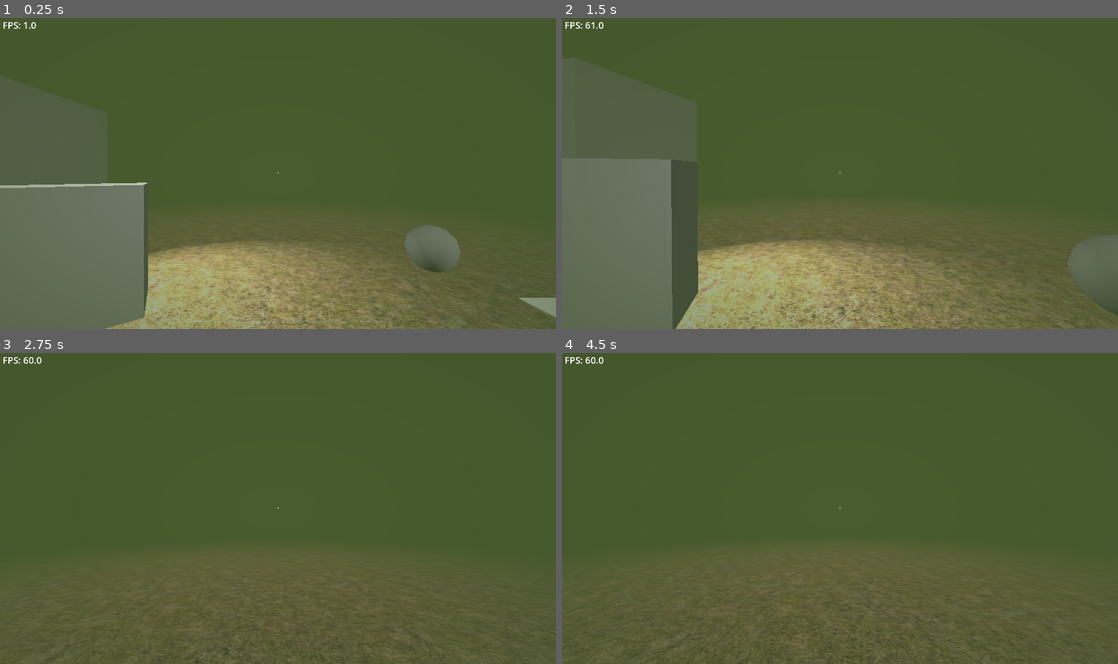
Above: before the commit, frames 1-4 (two rows, left to right).
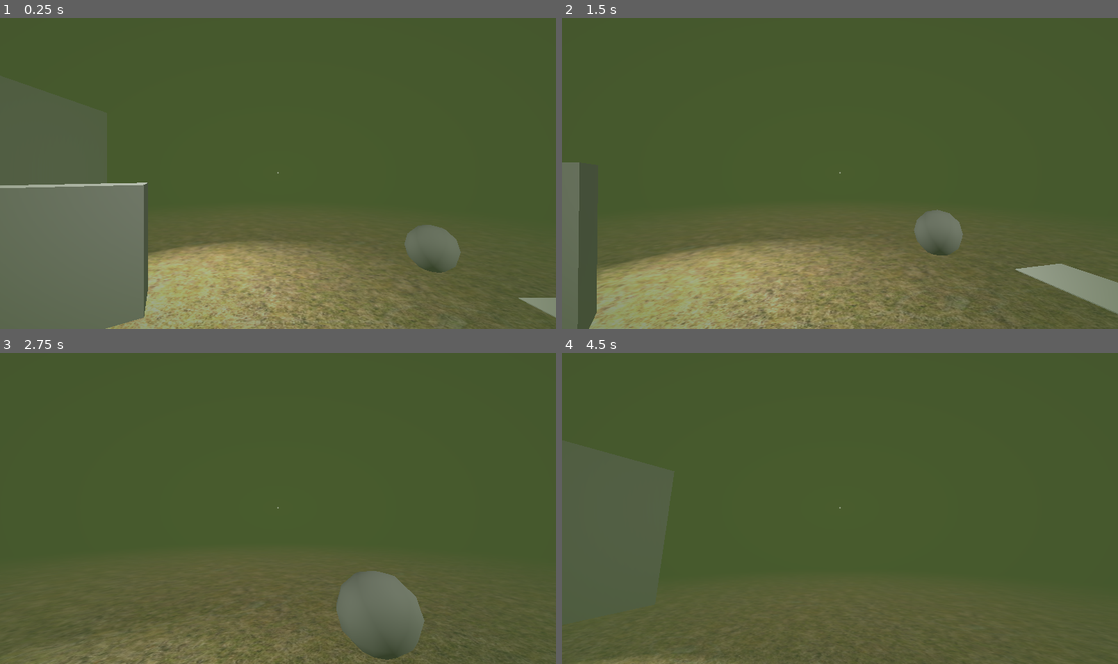
Above: after the commit, the same moments.

Repository: Sea-Men-Studios/Despair
Game: Godot game, scene res://scenes/test_environment.tscn
Same seed, same stepped clock (60 frames per second), same inputs: the game is played once before the commit and once after it. Sound files missing from this copy of the repository are replaced by a short silence.
Inputs (mouse positions are in pixels of both pictures, inside the frame that each line leads up to):
- Up to frame 1 (0.25 s): no input
- Up to frame 2 (1.5 s): tap Enter at 0.5 s; move the mouse to (867, 170) at 0.52 s; hold E (interact) 0.53-1.28 s; hold W (forwards) from 0.53 s (still down); click (867, 170) at 0.67 s; tap P (freecam_toggle, bound only after the commit) at 0.8, 1.35 s; move the mouse to (812, 173) at 1.27 s; click (812, 173) at 1.42 s
- Up to frame 3 (2.75 s): keep holding W (forwards); tap E (interact) at 1.55 s; move the mouse to (289, 502) at 2.02 s; hold E (interact) from 2.03 s (still down); click (289, 502) at 2.17 s; tap P (freecam_toggle, bound only after the commit) at 2.3 s
- Up to frame 4 (4.5 s): keep holding W (forwards); move the mouse to (834, 511) at 2.77 s; release E (interact) at 2.78 s; tap P (freecam_toggle, bound only after the commit) at 2.85 s; click (834, 511) at 2.92 s; tap E (interact) at 3.05 s; move the mouse to (878, 511) at 3.52 s; hold P (freecam_toggle, bound only after the commit) 3.53-4.28 s; tap Q at 3.6 s; click (878, 511) at 3.67 s; tap M (messsage_debug) at 4.15 s; move the mouse to (795, 505) at 4.27 s; tap Shift at 4.35 s; click (795, 505) at 4.42 s

The runs differ from the first frame. In frame 1, less than 0.1% of the frame differs, in the area x 0-7%, y 1-4%; in frame 2, 20%, in the area x 0-100%, y 1-100%; in frame 3, 4.8%; in frame 4, 1.5%.

Commit message:
Created debug menu and freecam keybinds

Diff:
--- a/project.godot
+++ b/project.godot
@@ -55,6 +55,16 @@
 "events": [Object(InputEventKey,"resource_local_to_scene":false,"resource_name":"","device":-1,"window_id":0,"alt_press …(192 unchanged characters)…
 ]
 }
+debug_menu={
+"deadzone": 0.2,
+"events": [Object(InputEventKey,"resource_local_to_scene":false,"resource_name":"","device":-1,"window_id":0,"alt_pressed":false,"shift_pressed":false,"ctrl_pressed":false,"meta_pressed":false,"pressed":false,"keycode":0,"physical_keycode":79,"key_label":0,"unicode":111,"location":0,"echo":false,"script":null)
+]
+}
+freecam_toggle={
+"deadzone": 0.2,
+"events": [Object(InputEventKey,"resource_local_to_scene":false,"resource_name":"","device":-1,"window_id":0,"alt_pressed":false,"shift_pressed":false,"ctrl_pressed":false,"meta_pressed":false,"pressed":false,"keycode":0,"physical_keycode":80,"key_label":0,"unicode":112,"location":0,"echo":false,"script":null)
+]
+}
 
 [physics]
 
--- a/scenes/Player.tscn
+++ b/scenes/Player.tscn
@@ -28,37 +28,38 @@
 shape = SubResource("CapsuleShape3D_dtook")
 debug_color = Color(0.8058387, 0, 0.103776984, 0.41960785)
 
-[node name="Node3D" type="Node3D" parent="." unique_id=883265346]
+[node name="Head" type="Node3D" parent="." unique_id=883265346]
 transform = Transform3D(1, 0, 0, 0, 1, 0, 0, 0, 1, 0, 0.43530035, -0.39765012)
 
-[node name="Camera3D" type="Camera3D" parent="Node3D" unique_id=1572165867]
+[node name="Camera3D" type="Camera3D" parent="Head" unique_id=1572165867]
 transform = Transform3D(1, 0, 0, 0, 1, 0, 0, 0, 1, 0, 0, 0.33607864)
 far = 50.0
 
 [node name="Interactor" type="Node3D" parent="." unique_id=1104841263 node_paths=PackedStringArray("camera", "crosshair", "inventory", "player_hitbox")]
 script = ExtResource("2_3li8b")
-camera = NodePath("../Node3D/Camera3D")
+camera = NodePath("../Head/Camera3D")
 crosshair = NodePath("../GUI/Crosshair")
 inventory = NodePath("../Inventory")
 player_hitbox = NodePath("../CollisionShape3D")
 
 [node name="Inventory" type="Node3D" parent="." unique_id=2068928696 node_paths=PackedStringArray("camera")]
 script = ExtResource("3_qu4a1")
-camera = NodePath("../Node3D/Camera3D")
+camera = NodePath("../Head/Camera3D")
 
-[node name="GUI" type="Control" parent="." unique_id=1000661624]
+[node name="GUI" type="Control" parent="." unique_id=2118452655]
 layout_mode = 3
 anchors_preset = 0
 offset_right = 1920.0
 offset_bottom = 1080.0
 
-[node name="Vignette" type="ColorRect" parent="GUI" unique_id=773381837]
-material = SubResource("ShaderMaterial_qu4a1")
+[node name="Vignette" type="ColorRect" parent="GUI" unique_id=2027000484]
+material = SubResource("ShaderMaterial_mdl7e")
 layout_mode = 0
 offset_right = 1920.0
 offset_bottom = 1080.0
+mouse_filter = 2
 
-[node name="Crosshair" type="PanelContainer" parent="GUI" unique_id=1960691575]
+[node name="Crosshair" type="PanelContainer" parent="GUI" unique_id=796088482]
 layout_mode = 1
 anchors_preset = 8
 anchor_left = 0.5
--- a/scenes/freecam.tscn
+++ b/scenes/freecam.tscn
@@ -1,18 +1,6 @@
-[gd_scene format=3 uid="uid://kx7jfgjx5odf"]
+[gd_scene format=3 uid="uid://wlypc1trm7y0"]
 
 [ext_resource type="Script" uid="uid://pako0mjr7pit" path="res://src/debug/freecam.gd" id="1_kru7p"]
-[ext_resource type="Script" uid="uid://digqebucckmc6" path="res://src/player/interaction.gd" id="2_4sktk"]
-[ext_resource type="Script" uid="uid://bbqmonnvc8a2e" path="res://src/player/inventory.gd" id="3_pn3p2"]
 
 [node name="Player" type="Camera3D" unique_id=667282374]
 script = ExtResource("1_kru7p")
-
-[node name="Interactor" type="Node3D" parent="." unique_id=1759606019 node_paths=PackedStringArray("camera", "crosshair", "inventory")]
-script = ExtResource("2_4sktk")
-camera = NodePath("..")
-crosshair = NodePath("")
-inventory = NodePath("../Inventory")
-
-[node name="Inventory" type="Node3D" parent="." unique_id=863133359 node_paths=PackedStringArray("camera")]
-script = ExtResource("3_pn3p2")
-camera = NodePath("..")
--- a/scenes/test_environment.tscn
+++ b/scenes/test_environment.tscn
@@ -8,6 +8,7 @@
 [ext_resource type="Script" uid="uid://bn3i3o85qv2ar" path="res://src/objects/test_grabbable.gd" id="6_frvy6"]
 [ext_resource type="Script" uid="uid://drc54agwk85uw" path="res://src/objects/note.gd" id="7_b2arr"]
 [ext_resource type="Script" uid="uid://brfvy8jw36tet" path="res://src/morsemessages.gd" id="7_hb1a6"]
+[ext_resource type="Script" uid="uid://c4wxvsalbly6k" path="res://src/debug/debug_tools.gd" id="10_ut5rl"]
 [ext_resource type="Script" uid="uid://c2rmuwdteiwgg" path="res://src/audio_stream_player.gd" id="17_ju4s4"]
 [ext_resource type="AudioStream" uid="uid://dxwxwwofkywwj" path="res://assets/Audio/morsecodetest.ogg" id="18_wwk3j"]
 
@@ -58,9 +59,6 @@
 height_falloff = 0.115852535
 edge_fade = 0.51418495
 
-[sub_resource type="LabelSettings" id="LabelSettings_5qein"]
-font_size = 32
-
 [sub_resource type="Resource" id="Resource_wwk3j"]
 script = ExtResource("7_hb1a6")
 audio = ExtResource("18_wwk3j")
@@ -70,6 +68,17 @@
 [sub_resource type="FontVariation" id="FontVariation_dtook"]
 base_font = ExtResource("5_q7yga")
 spacing_glyph = 5
+
+[sub_resource type="StyleBoxFlat" id="StyleBoxFlat_xhnq4"]
+bg_color = Color(0.09411765, 0.09411765, 0.09411765, 0.34901962)
+border_width_left = 10
+border_width_top = 10
+border_width_right = 10
+border_width_bottom = 10
+border_color = Color(0.09411765, 0.09411765, 0.09411765, 0.34901962)
+
+[sub_resource type="LabelSettings" id="LabelSettings_5qein"]
+font_size = 32
 
 [node name="Game" type="Node3D" unique_id=204302908]
 
@@ -145,15 +154,6 @@
 shape = 2
 material = SubResource("FogMaterial_ca36r")
 
-[node name="FPS" type="Label" parent="." unique_id=1996996298]
-offset_left = 9.0
-offset_top = 7.0
-offset_right = 80.0
-offset_bottom = 52.0
-text = "FPS: "
-label_settings = SubResource("LabelSettings_5qein")
-script = ExtResource("6_b2arr")
-
 [node name="MessagePlayer" type="AudioStreamPlayer" parent="." unique_id=1206028808]
 script = ExtResource("17_ju4s4")
 messages = Array[ExtResource("7_hb1a6")]([SubResource("Resource_wwk3j")])
@@ -173,4 +173,27 @@
 horizontal_alignment = 1
 vertical_alignment = 1
 
+[node name="DebugTools" type="Control" parent="." unique_id=123543845 node_paths=PackedStringArray("player")]
+visible = false
+layout_mode = 3
+anchors_preset = 0
+offset_right = 40.0
+offset_bottom = 40.0
+script = ExtResource("10_ut5rl")
+player = NodePath("../CharacterBody3D")
+
+[node name="DebugMenu" type="PanelContainer" parent="DebugTools" unique_id=1631523238]
+layout_mode = 0
+offset_right = 40.0
+offset_bottom = 40.0
+offset_transform_enabled = true
+offset_transform_position = Vector2(20, 20)
+theme_override_styles/panel = SubResource("StyleBoxFlat_xhnq4")
+
+[node name="FPS" type="Label" parent="DebugTools/DebugMenu" unique_id=1996996298]
+layout_mode = 2
+text = "FPS: "
+label_settings = SubResource("LabelSettings_5qein")
+script = ExtResource("6_b2arr")
+
 [connection signal="finished" from="MessagePlayer" to="MessagePlayer" method="_on_finished"]
--- /dev/null
+++ b/src/debug/debug_tools.gd
@@ -0,0 +1,29 @@
+extends Control
+
+@export var player: CharacterBody3D
+var player_camera: Camera3D
+
+var freecam: PackedScene = preload("res://scenes/freecam.tscn")
+var freecam_instance: Camera3D = null
+
+func _ready() -> void:
+	player_camera = player.find_child("Head").find_child("Camera3D")
+
+func _input(event: InputEvent) -> void:
+	if event is InputEventKey:
+		if event.is_action_pressed("debug_menu"):
+			self.visible = !self.visible
+
+		if event.is_action_pressed("freecam_toggle"):
+			if freecam_instance:
+				player.can_move = true
+				player_camera.make_current()
+				freecam_instance.queue_free()
+			else:
+				player.can_move = false
+				var new_freecam: Camera3D = freecam.instantiate()
+				get_tree().root.add_child(new_freecam)
+				new_freecam.global_position = player_camera.global_position
+				new_freecam.global_rotation = player_camera.global_rotation
+				new_freecam.make_current()
+				freecam_instance = new_freecam
--- a/src/debug/freecam.gd
+++ b/src/debug/freecam.gd
@@ -39,9 +39,9 @@
 			MOUSE_BUTTON_RIGHT: # Only allows rotation if right click down
 				Input.set_mouse_mode(Input.MOUSE_MODE_CAPTURED if event.pressed else Input.MOUSE_MODE_VISIBLE)
 			MOUSE_BUTTON_WHEEL_UP: # Increases max velocity
-				_vel_multiplier = clamp(_vel_multiplier * 1.1, 0.2, 20)
+				_vel_multiplier = clamp(_vel_multiplier * 1.1, 0.2, 50)
 			MOUSE_BUTTON_WHEEL_DOWN: # Decereases max velocity
-				_vel_multiplier = clamp(_vel_multiplier / 1.1, 0.2, 20)
+				_vel_multiplier = clamp(_vel_multiplier / 1.1, 0.2, 50)
 
 	# Receives key input
 	if event is InputEventKey:
--- a/src/player/player.gd
+++ b/src/player/player.gd
@@ -21,9 +21,10 @@
 
 const SENSITIVITY = 0.002
 
-@onready var camera: Camera3D = $Node3D/Camera3D
-@onready var head: Node3D = $Node3D
+@onready var camera: Camera3D = $Head/Camera3D
+@onready var head: Node3D = $Head
 
+var can_move = true
 
 func _ready():
 	Input.set_mouse_mode(Input.MOUSE_MODE_CAPTURED)
@@ -36,7 +37,7 @@
 	if event is InputEventMouseButton and event.button_index == MouseButton.MOUSE_BUTTON_LEFT:
 			Input.set_mouse_mode(Input.MOUSE_MODE_CAPTURED)
 
-	if event is InputEventMouseMotion and Input.get_mouse_mode() == Input.MOUSE_MODE_CAPTURED:
+	if event is InputEventMouseMotion and Input.get_mouse_mode() == Input.MOUSE_MODE_CAPTURED and can_move:
 		rotate_y(-event.relative.x * SENSITIVITY)
 		camera.rotate_x(-event.relative.y * SENSITIVITY)
 		camera.rotation.x = clamp(camera.rotation.x, deg_to_rad(min_pitch), deg_to_rad(max_pitch))
@@ -67,9 +68,8 @@
 
 	camera.transform.origin = _breathe(t_breath, amp)
 
-
-
-	move_and_slide()
+	if can_move == true:
+		move_and_slide()
 
 
 
Not shown: 2 places in scenes/Player.tscn that only renumber resources
Not shown, added: src/debug/debug_tools.gd.uid
